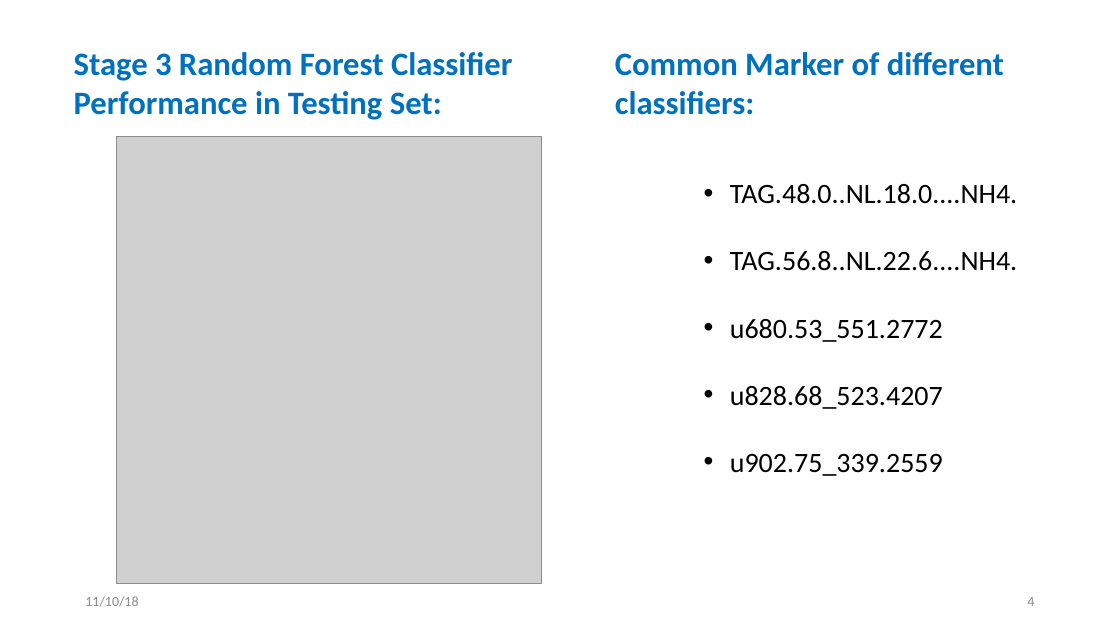
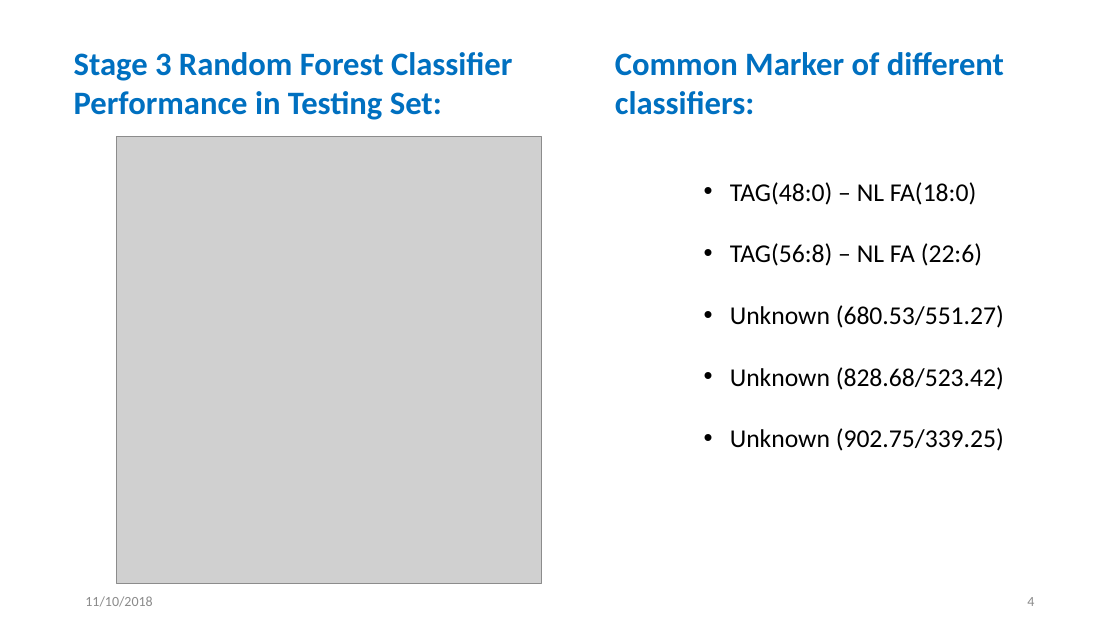
Before and after one commit to NCBI-Hackathons/LiverLipidCoders, a slide deck: slide 4 of RandomForest/RandomForest_Summary.pptx. Drawn at 1120x630 pixels with LibreOffice and Linux fonts; fonts in the diff are those of the drawing; grey boxes stand for pictures. Boxes give left, top, right and bottom in pixels: in the first picture for what was removed or moved away, otherwise in the second. Text is boxed around its words. In the diff, an @@ line names an element or a change of style, - is before the commit and + after.

```diff
--- a/RandomForest/RandomForest_Summary.pptx
+++ b/RandomForest/RandomForest_Summary.pptx
@@ text at (x1=730, y1=182, x2=1004, y2=451): text changed; size 24 to 22 pt @@
-• TAG.48.0..NL.18.0....NH4.
-• TAG.56.8..NL.22.6....NH4.
-• u680.53_551.2772
-• u828.68_523.4207
-• u902.75_339.2559
+• TAG(48:0) – NL FA(18:0)
+• TAG(56:8) – NL FA (22:6)
+• Unknown (680.53/551.27)
+• Unknown (828.68/523.42)
+• Unknown (902.75/339.25)
@@ text at (x1=85, y1=596, x2=152, y2=607): text changed @@
-11/10/18
+11/10/2018
```
Also in this commit, not shown: 3 other slides changed.
